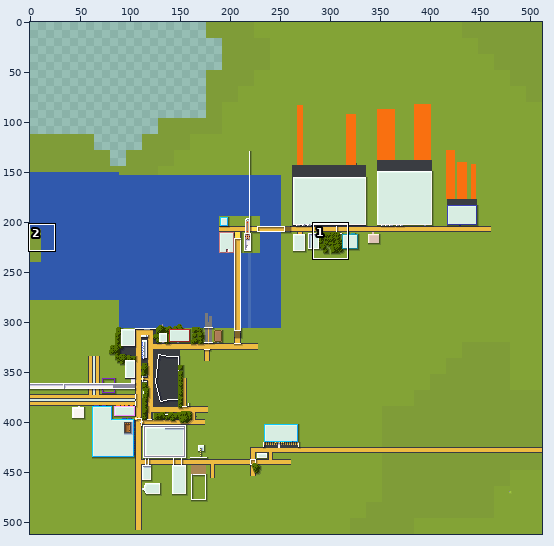
Two versions of one sprite sheet, tiles/-3,-2.png. Above: a wide view before the commit, with the close-up outlined.
Close-up. The starting point:
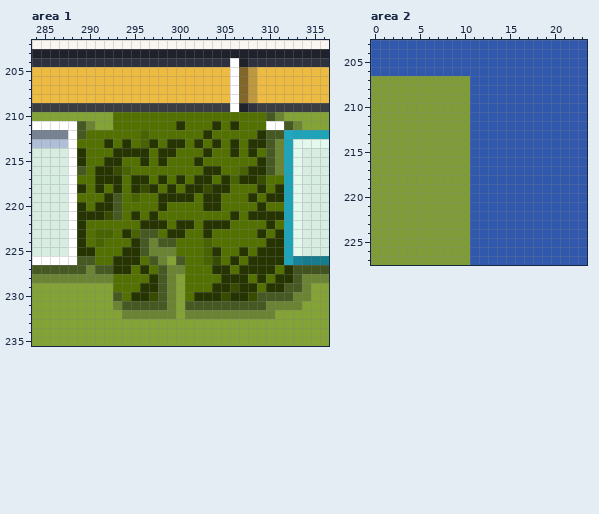
The file is 512x512 pixels. Colours within 5 levels of each other are drawn and written as one. Shown: area 1: x 284..316, y 202..235; area 2: x 0..23, y 203..227. The commit also changed other parts of the picture, which this record leaves out.
And afterwards:
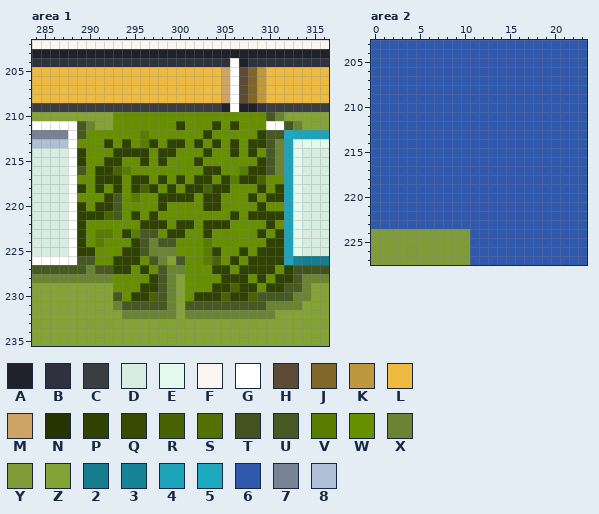
Palette (. is transparent): A #20222b  B #2f313f  C #3a3d42  D #d8ede2  E #e3f9ed  F #f9f5f0  G #ffffff  H #5d4b36  J #81662a  K #bf973f  L #edbb42  M #cea466  N #263401  P #2f4201  Q #384c01  R #486301  S #537101  T #425320  U #475923  V #5a7d01  W #678f01  X #6a8433  Y #7f9c38  Z #83a336  2 #167d8f  3 #178396  4 #1da3ba  5 #1ea9c1  6 #3059ad  7 #778292  8 #aebfd7
Change:
Changed rows in their new state; - is an unchanged pixel.
Area 1:
first column x 289:
205 ----------------M-HJK---
206 ----------------M-HJK---
207 ----------------M-HJK---
208 ----------------M-HJK---
209 ----------------A--AB---
210 ----WWWWWWWWWWWWWWWWW---
211 ----WWWWWWWPWWWPWPWWW---
212 -WWWWWWVWWWWWWPWWWWWP---
213 WWWPWPWVPWPPWPWPWPWPP---
214 PWWWPPPPWPPWWWPWWPWPW---
215 PWWPPWWPWPWWWPWWWWWWP---
216 -WPPRVWWWWWWWWPPWWVPP---
217 WWPPPWPPWPWPWPPWPVPPRWW-
218 PWPWPWPRPWPWPPRPPWWWPWP-
219 WWWP-WVWWPPPPWPPWWWPWPP-
220 PWPP-WWWWPWWWWPPWWWWPWW-
221 PPPR-WPWPWWWWWWWWPWPPPP-
222 PWWWWWWPPPWPPWPPPWWWWPW-
223 PWVVWPV--WPPWWPWWWWWPWP-
224 PWVWWWP----WWWVWWWWWWPP-
225 PPWWWPP----WWWVPWWPWPPP-
226 --WWPPPW----WWVRWPWPPPP-
227 ----PPWPW---WWWPPWPPPPWP
228 ----WWWWP---WWWWPPPWPWPP
229 ----WWWPP---WWWPPRPPWPP-
230 -----WPPR---WPPPRPPR----
Area 2:
first column x 0:
207 66666666666
208 66666666666
209 66666666666
210 66666666666
211 66666666666
212 66666666666
213 66666666666
214 66666666666
215 66666666666
216 66666666666
217 66666666666
218 66666666666
219 66666666666
220 66666666666
221 66666666666
222 66666666666
223 66666666666
Where, in picture pixels (left, top, right, bottom), the same in both close-ups:
changed: (77, 67, 293, 301)
changed: (371, 76, 470, 229)
